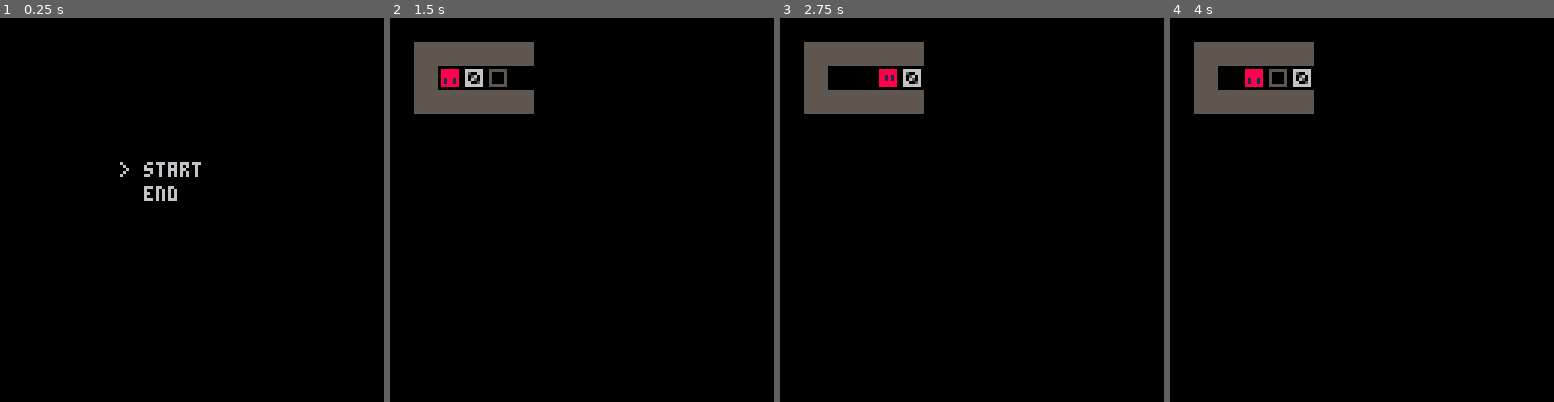
Above: before the commit, frames 1-4 (left to right).
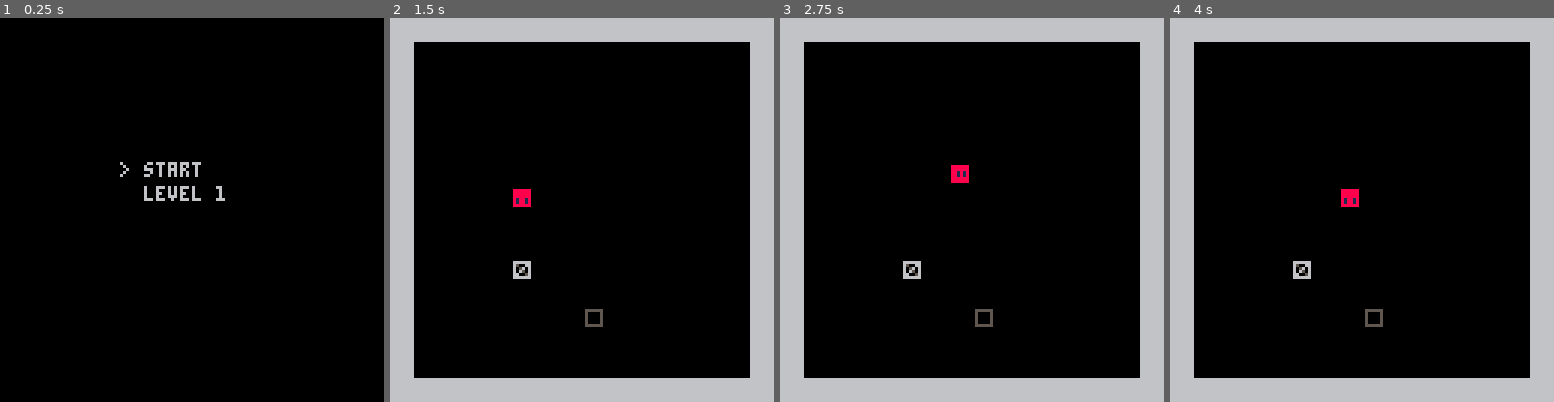
Above: after the commit, the same moments.

Repository: yuxiaomao/pico8-soko
Game: PICO-8 cartridge soko.p8
Same seed, same stepped clock (60 frames per second), same inputs: the game is played once before the commit and once after it.
Inputs:
- Up to frame 1 (0.25 s): no input
- Up to frame 2 (1.5 s): tap X (X key) at 0.33, 1.07 s
- Up to frame 3 (2.75 s): hold Right 1.6-2.1 s; tap X (X key) at 1.85 s; hold Up 2.15-2.42 s; hold Right from 2.47 s (still down)
- Up to frame 4 (4 s): tap X (X key) at 2.97 s; release Right at 3.03 s; hold Left 3.08-3.58 s; hold Down 3.63-3.97 s

The runs differ from the first frame. In frame 1, 0.2% of the frame differs, in the area x 38-59%, y 43-48%; in frame 2, 29%, in the area x 0-100%, y 0-100%; in frame 3, 29%; in frame 4, 29%.

Commit message:
Levels: read level from map editor, add menu level select

Diff:
--- a/soko.p8
+++ b/soko.p8
@@ -2,6 +2,10 @@
 version 38
 __lua__
 -- main
+-- todo: replace cls by draw only necessary parts
+
+-- sprite flags:
+--   0-usr,1-wall,2-target,3-box
 
 -- functions
 function _init()
@@ -11,47 +15,65 @@
   _draw=_drawmenu
 end
 
-function _menu2level()
-  _initlevel()
+function _menu2level(mn)
+  local lv=readlv(mn.lv)
+  _initlevel(lv)
   _update=_updatelevel
   _draw=_drawlevel
 end
 
 -- end main
 -->8
--- preset maps
-map1_env={{1,1,1,1,1},
-          {1,0,0,2,0},
-          {1,1,1,1,1}}
-map1_obj={{0,0,0,0,0},
-          {0,0,1,0,0},
-          {0,0,0,0,0}}
-map1_siz={x=5,y=3}
-map1_cnt=1
-map1_usr={x=2,y=2}
-
--- global map variable
-map1={env=map1_env,
-   obj=map1_obj,
-   siz=map1_siz,
-   cnt=map1_cnt,
-   usr=map1_usr}
-
--- end preset maps
+-- levels
+
+-- read level from map editor
+function readlv(n)
+  local lv={
+    x0=0, y0=0, -- pos in map
+    env={}, -- unmovable
+    obj={}, -- movable
+    siz={x=16,y=16},
+    cnt=0, -- count filled targets
+    usr={x=1,y=1},
+    usrface=3, -- face orientation
+  }
+  lv.x0=((n-1)%8)*16
+  lv.y0=((n-1)\8)*16 -- int div
+  for y=1,lv.siz.y do
+    local lv_env_y={}
+    local lv_obj_y={}
+    for x=1,lv.siz.x do
+      local sp=mget(lv.x0+x-1,lv.y0+y-1)
+      local env=0
+      local obj=0
+      -- env
+      if (fget(sp,1)) env=1
+      if (fget(sp,2)) then
+        env=2
+        lv.cnt+=1
+      end
+      -- obj
+      if (fget(sp,3)) obj=1
+      -- usr
+      if (fget(sp,0)) lv.usr={x=x,y=y}
+      add(lv_env_y,env,x)
+      add(lv_obj_y,obj,x)
+    end
+    add(lv.env,lv_env_y,y)
+    add(lv.obj,lv_obj_y,y)
+  end
+  return lv
+end
+
+-- end preset levels
 -->8
 -- inlevel
+-- global var: clv
 
 -- init, update, draw
 
-function _initlevel()
-  -- load map
-  c_env=map1.env
-  c_obj=map1.obj
-  c_mapsiz=map1.siz
-  curr_cnt=map1.cnt -- count filled targets
-  c_usrpos=map1.usr
-  -- other var init
-  c_usrface=3 -- face orientation
+function _initlevel(lv)
+  clv=lv
 end
 
 function _updatelevel()
@@ -68,41 +90,41 @@
 -- custom functions
 
 function iswall(x,y)
-  return (c_env[y][x] == 1)
-end
-
-function isoutsidemap(x,y)
-  return ((x < 1) or (x > c_mapsiz.x)
-          or (y < 1) or (y > c_mapsiz.y))
+  return (clv.env[y][x] == 1)
+end
+
+function isoutsidelv(x,y)
+  return ((x < 1) or (x > clv.siz.x)
+          or (y < 1) or (y > clv.siz.y))
 end
 
 -- update only if any dpad button is pressed
 function _updatebtnpdpad()
-  local nx=c_usrpos.x
-  local ny=c_usrpos.y
+  local nx=clv.usr.x
+  local ny=clv.usr.y
   local nx2=nx
   local ny2=ny
   local cant_move=0
   local is_push=0
   if btnp(0) then -- left
-    c_usrface=0
+    clv.usrface=0
     nx-=1
     nx2-=2
   elseif btnp(1) then -- right
-    c_usrface=1
+    clv.usrface=1
     nx+=1
     nx2+=2
   elseif btnp(2) then -- up
-    c_usrface=2
+    clv.usrface=2
     ny-=1
     ny2-=2
   elseif btnp(3) then -- down
-    c_usrface=3
+    clv.usrface=3
     ny+=1
     ny2+=2
   end
   -- detect outside map
-  if (isoutsidemap(nx,ny)) cant_move=1
+  if (isoutsidelv(nx,ny)) cant_move=1
   -- detect wall collision
   if (cant_move == 0
       and (iswall(nx,ny))) then
@@ -110,9 +132,9 @@
   end
   -- next position is obj
   if (cant_move == 0
-      and c_obj[ny][nx] > 0) then
+      and clv.obj[ny][nx] > 0) then
     -- detect out of map
-    if (isoutsidemap(nx2,ny2)) cant_move=1
+    if (isoutsidelv(nx2,ny2)) cant_move=1
     -- detect wall collision
     if (cant_move == 0
       and iswall(nx2,ny2)) then
@@ -122,23 +144,23 @@
     if (cant_move == 0) then
       is_push=1
       -- compute remain targets
-      if (c_env[ny][nx] != 2
-          and c_env[ny2][nx2] == 2) then
-        curr_cnt-=1
-      end
-      if (c_env[ny][nx] == 2
-          and c_env[ny2][nx2] != 2) then
-        curr_cnt+=1
+      if (clv.env[ny][nx] != 2
+          and clv.env[ny2][nx2] == 2) then
+        clv.cnt-=1
+      end
+      if (clv.env[ny][nx] == 2
+          and clv.env[ny2][nx2] != 2) then
+        clv.cnt+=1
       end
     end
   end
   -- move usr and obj
   if (cant_move == 0) then
-    c_usrpos.x=nx
-    c_usrpos.y=ny
+    clv.usr.x=nx
+    clv.usr.y=ny
     if (is_push == 1) then
-      c_obj[ny2][nx2]=c_obj[ny][nx]
-      c_obj[ny][nx]=0
+      clv.obj[ny2][nx2]=clv.obj[ny][nx]
+      clv.obj[ny][nx]=0
     end
   end
 end
@@ -146,67 +168,89 @@
 -- clean and redraw all elements
 function _drawlevelall()
   cls()
-  for y=1,c_mapsiz.y do
-    for x=1,c_mapsiz.x do
-      -- draw env
-      spr(c_env[y][x]+1,x*8,y*8)
+  -- draw env (layer 2-wall 3-target)
+  map(clv.x0,clv.y0,0,0,clv.siz.x,clv.siz.y,6)
+  for y=1,clv.siz.y do
+    for x=1,clv.siz.x do
+      local x0=(x-1)*8
+      local y0=(y-1)*8
       -- draw obj
-      if (c_obj[y][x] != 0) then
-        spr(c_obj[y][x]+16,x*8,y*8)
-      end
-    end
-  end
+      if (clv.obj[y][x] != 0) then
+        spr(clv.obj[y][x]+15,x0,y0)
+      end
+    end
+  end
+  -- draw usr
+  spr(32+clv.usrface,(clv.usr.x-1)*8,(clv.usr.y-1)*8)
   -- draw win
-  if (curr_cnt == 0) then
-    print("you win!",0,0)
-  end
-  _drawuser()
-end
-
-function _drawuser()
-  spr(33+c_usrface,c_usrpos.x*8,c_usrpos.y*8)
+  if (clv.cnt == 0) then
+    print("\#2you win!",0,0)
+  end
 end
 
 -- end inlevel
 -->8
 -- menu
-
--- menu item
-m_item={"start", "end"}
-m_pos={x=5,y=5}
-m_sel=1
+-- global var: mn
 
 -- init, update, draw
 
 function _initmenu()
-  cls()
+  mn={
+    itm={"start", "level 1"},
+    pos={x=5,y=5},
+    sel=1,
+    lvmax=5,
+    lv=1,
+  }
 end
 
 function _updatemenu()
+  -- navigate with up/down
   if btnp(2) then
-    m_sel-=1
-    if (m_sel < 1) m_sel=1
+    mn.sel-=1
+    if (mn.sel < 1) mn.sel=1
   end
   if btnp(3) then
-    m_sel+=1
-    if (m_sel > #m_item) m_sel=#m_item
-  end
-  if btnp(5) then
-    if (m_sel == 1) then -- level
-      _menu2level()
+    mn.sel+=1
+    if (mn.sel > #mn.itm) mn.sel=#mn.itm
+  end
+  -- conditional action
+  if (mn.sel == 1) then
+    if btnp(5) then
+      -- enter level
+      _menu2level(mn)
+    end
+  elseif (mn.sel == 2) then
+    -- next level
+    if (btnp(5) or btnp(1)) then
+      if (mn.lv < mn.lvmax) then
+        mn.lv+=1
+      else
+        mn.lv=1
+      end
+      mn.itm[2]="level "..mn.lv
+    end
+    if (btnp(0)) then
+      if (mn.lv > 1) then
+        mn.lv-=1
+      else
+        mn.lv=mn.lvmax
+      end
+      mn.itm[2]="level "..mn.lv
     end
   end
 end
 
 function _drawmenu()
   cls()
-  for i=1,#m_item do
-    if (m_sel == i) then
-      print("> "..m_item[i],
-            m_pos.x*8, (m_pos.y+i)*8)
+  for i=1,#mn.itm do
+    if (mn.sel == i) then
+      print("> "..mn.itm[i],
+            mn.pos.x*8, (mn.pos.y+i)*8)
     else
-      print("  "..m_item[i],
-            m_pos.x*8, (m_pos.y+i)*8)
+      print("  "..mn.itm[i],
+            mn.pos.x*8, (mn.pos.y+i)*8)
     end
   end
 end
@@ -236,3 +280,23 @@
 
 
 
+__gff__
+0002040802000000000000000000000008010101000000000000000000000000010101010100000000000000000000000204000000000000000000000000000000000000000000000000000000000000000000000000000000000000000000000000000000000000000000000000000000000000000000000000000000000000
+0000000000000000000000000000000000000000000000000000000000000000000000000000000000000000000000000000000000000000000000000000000000000000000000000000000000000000000000000000000000000000000000000000000000000000000000000000000000000000000000000000000000000000
+__map__
+0101010101010101010101010101010104040404040404040404040404040404010101010101010101010101010101010404040404040404040404040404040401010101010101010101010101010101000000000000000000000000000000000000000000000000000000000000000000000000000000000000000000000000
+0100000000000000000000000000000104000000000000000000000000000004010000000000000000000000000000010400000000000000000000000000000401000000000000000000000000000001000000000000000000000000000000000000000000000000000000000000000000000000000000000000000000000000
+0100000000000000000000000000000104000000000000000000000000000004010000000000000000000000000000010400000000000000000000000000000401000000000000000000000000000001000000000000000000000000000000000000000000000000000000000000000000000000000000000000000000000000
+0100000000000000000000000000000104000000000000000000000000000004010000200000000000000000000000010400000000000000000000000020000401000000000000000000000000000001000000000000000000000000000000000000000000000000000000000000000000000000000000000000000000000000
+0100000000000000000000000000000104000000000000000000000000000004010000000000000000000000000000010400000000000000000000000000000401000000000000000000000000000001000000000000000000000000000000000000000000000000000000000000000000000000000000000000000000000000
+0100000000000000000000000000000104000010000000000000000000000004010000000000001000000000000000010400000000020000000000000000000401000000000000101000100000000001000000000000000000000000000000000000000000000000000000000000000000000000000000000000000000000000
+0100000000000000000000000000000104000000000000000000000000000004010000000000000000000000000000010400000000000000020000000000000401000000000010000000000000000001000000000000000000000000000000000000000000000000000000000000000000000000000000000000000000000000
+0100000000230000000000000000000104000000000000000000000000000004010000000000000000100000000000010400000000000000000000000000000401000010000000000000000000000001000000000000000000000000000000000000000000000000000000000000000000000000000000000000000000000000
+0100000000000000000000000000000104000000000000000000000200000004010000000000000000000000000000010400000000000000000200000000000401000000000000000000000000000001000000000000000000000000000000000000000000000000000000000000000000000000000000000000000000000000
+0100000000000000000000000000000104000000000021000000000000000004010000000010000000000000000000010400000000100000000000000000000401000000000200000000000000000001000000000000000000000000000000000000000000000000000000000000000000000000000000000000000000000000
+0100000000100000000000000000000104000000000000000000000000000004010000000000000000000000020000010400000000000010000000000000000401000000000000000000000000000001000000000000000000000000000000000000000000000000000000000000000000000000000000000000000000000000
+0100000000000000000000000000000104000000000000000000000000000004010000000002000002000000000000010400000000000000100000000000000401000000000000000000000000000001000000000000000000000000000000000000000000000000000000000000000000000000000000000000000000000000
+0100000000000000020000000000000104000010000000000000020000000004010000000000000000000000000000010400000000020000000000000000000401000000000000000000000000000001000000000000000000000000000000000000000000000000000000000000000000000000000000000000000000000000
+0100000000000000000000000000000104000000000000000000000000000004010000000000000000000000000000010400000000000000100000000000000401000020000000000000000000000001000000000000000000000000000000000000000000000000000000000000000000000000000000000000000000000000
+0100000000000000000000000000000104000000000000000000000000000004010000000000000000000000000000010400000000000000000000000000000401000000000000000000000000000001000000000000000000000000000000000000000000000000000000000000000000000000000000000000000000000000
+0101010101010101010101010101010104040404040404040404040404040404010101010101010101010101010101010404040404040404040404040404040401010101010101010101010101010101000000000000000000000000000000000000000000000000000000000000000000000000000000000000000000000000
Not shown, changed: 20 lines of the sprite sheet (__gfx__) section of soko.p8
